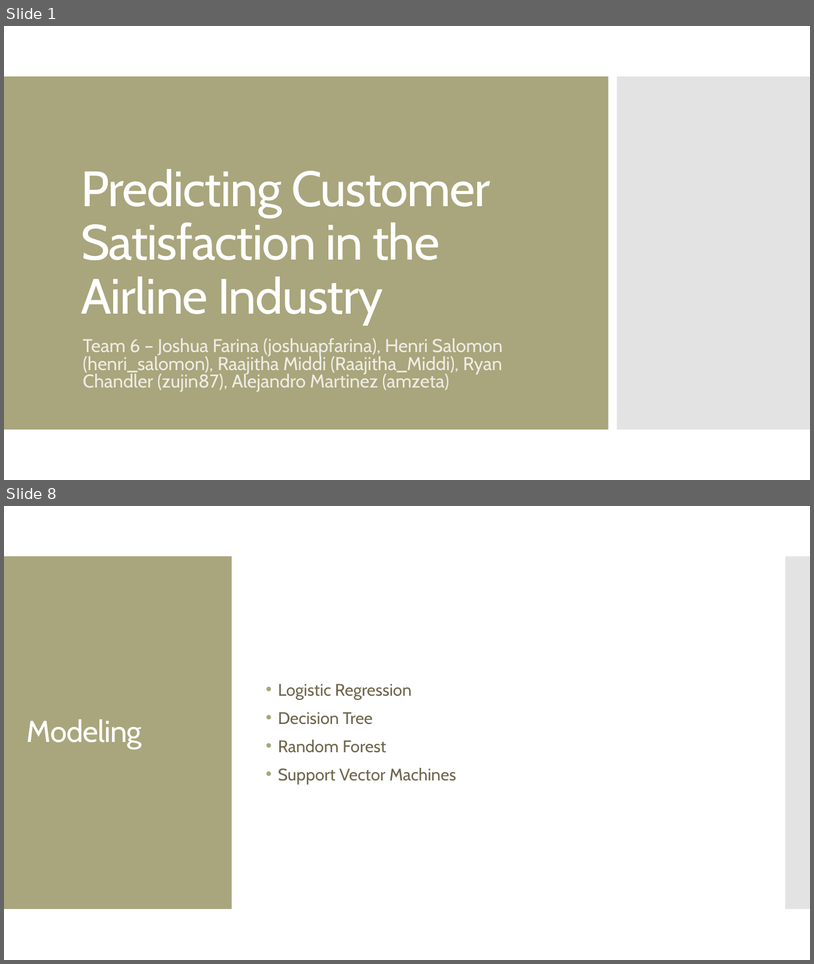
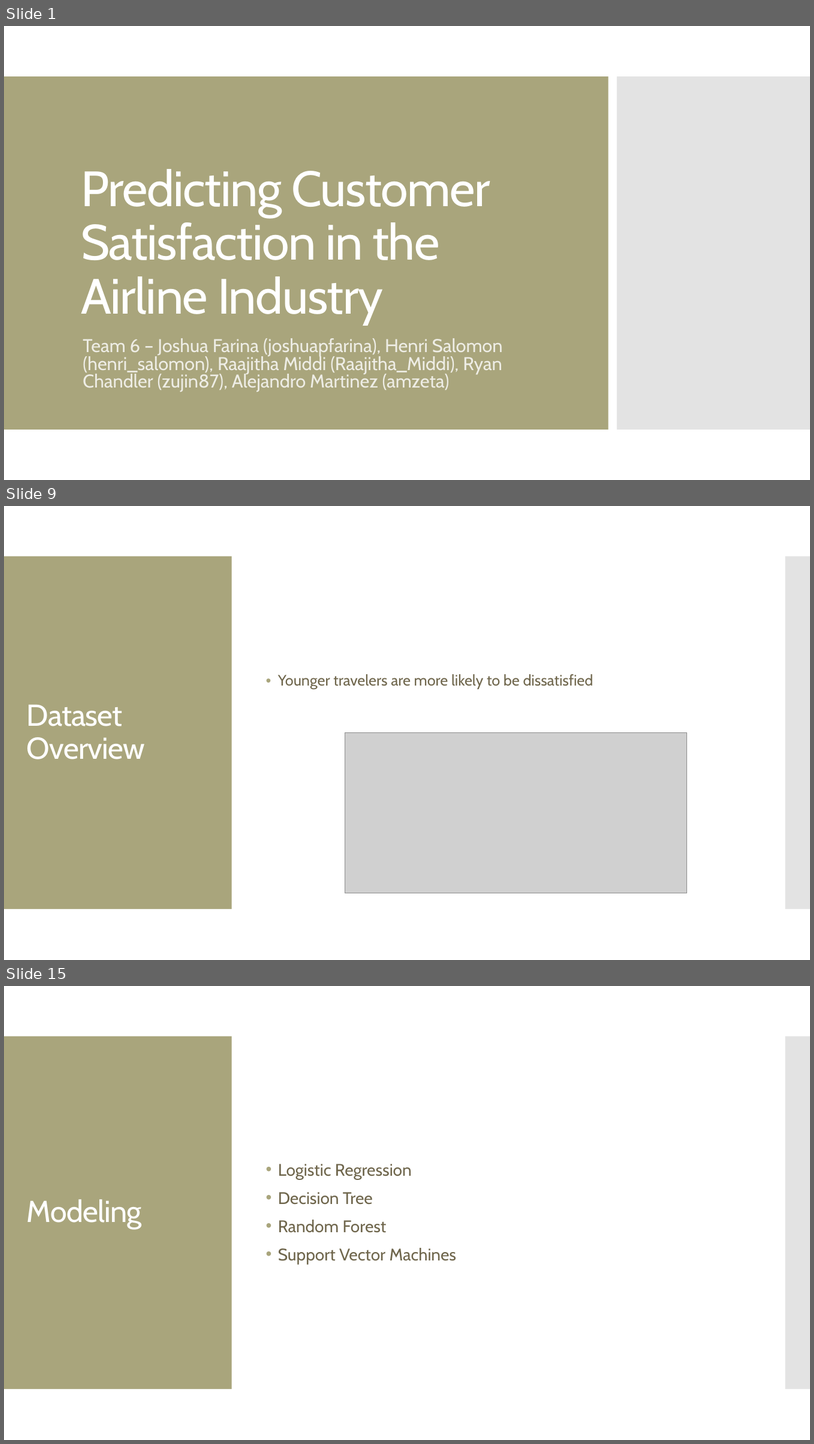
Before and after one commit to MGT-6203-Summer-2023-Edx/Team-6, a slide deck: Final Presentation Slides/Team_6_Final_Slides.pptx. Shown one above the other, each under a label of ours: slides 1 and 8 before the commit, slides 1, 9 and 15 after it; the slides between them are not shown. The pictures are 814x964 and 814x1444 pixels, drawn with LibreOffice and Linux fonts; fonts in the diff are those of the drawing; grey boxes stand for pictures. Boxes give left, top, right and bottom in pixels: in the first picture for what was removed or moved away, otherwise in the second. Text is boxed around its words. In the diff, an @@ line names an element or a change of style, - is before the commit and + after.

```diff
--- a/Final Presentation Slides/Team_6_Final_Slides.pptx
+++ b/Final Presentation Slides/Team_6_Final_Slides.pptx
@@ slide 9 added at <box>4,506,810,960</box>, background #FFFFFF; not listed: 2 template elements that a slide beside it also shows @@
@@ text added at <box>278,674,594,690</box>, 18 pt, text #6F664C @@
+• Younger travelers are more likely to be dissatisfied
@@ title added at <box>27,705,145,759</box>, 36 pt, text #FFFFFF @@
+Dataset Overview
@@ picture added at <box>345,733,687,893</box> @@
@@ what was slide 8 is now slide 15 @@
```
Also in this commit, not shown: 3 slides changed, 9 other slides added, 3 slides removed.
